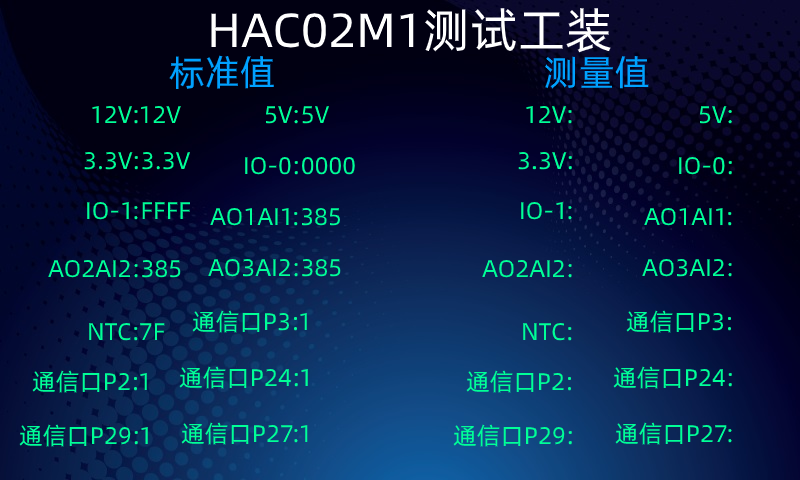
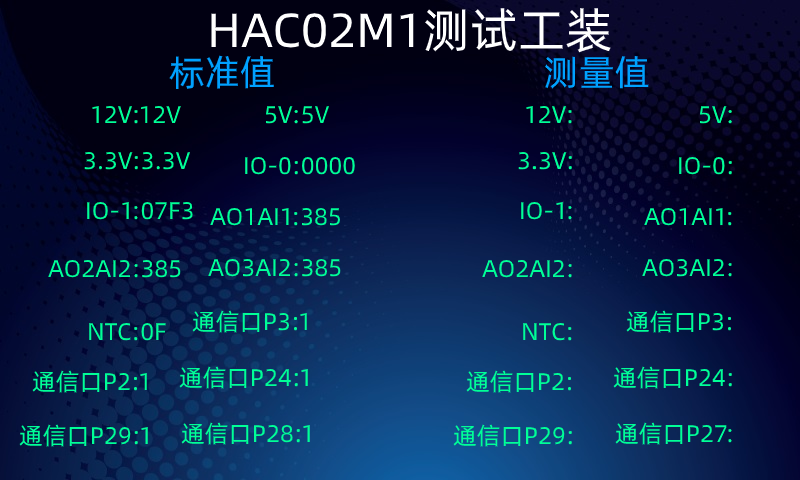
Layers edited between the first and the second 800px x 480px image:
renamed "IO-1:FFFF" to "IO-1:07F3", painted on it over [141, 202, 193, 220]
renamed "NTC:7F" to "NTC:0F", painted on it over [140, 323, 166, 341]
renamed "通信口P27:1" to "通信口P28:1", painted on it over [281, 425, 310, 443]
